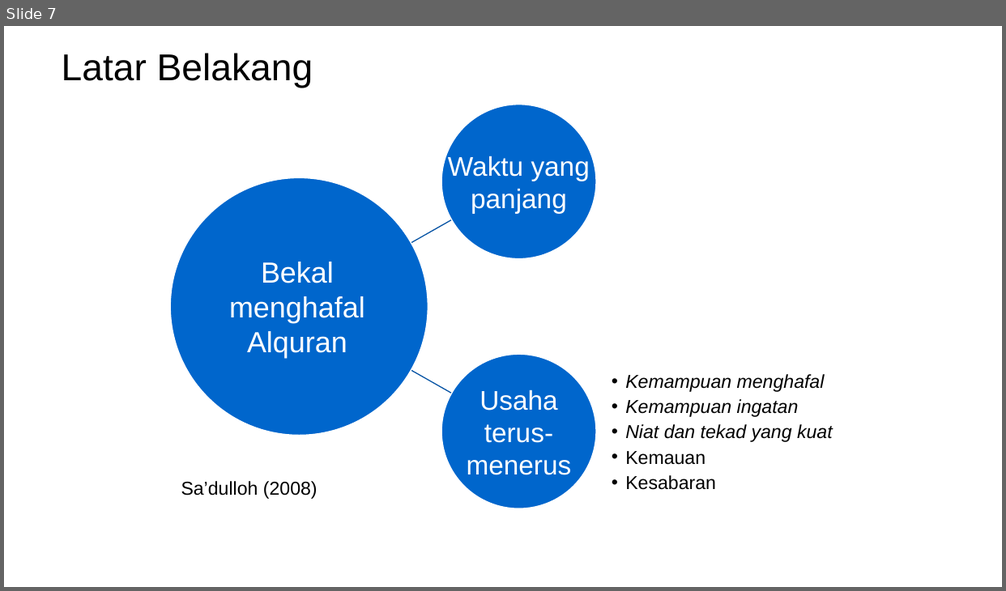
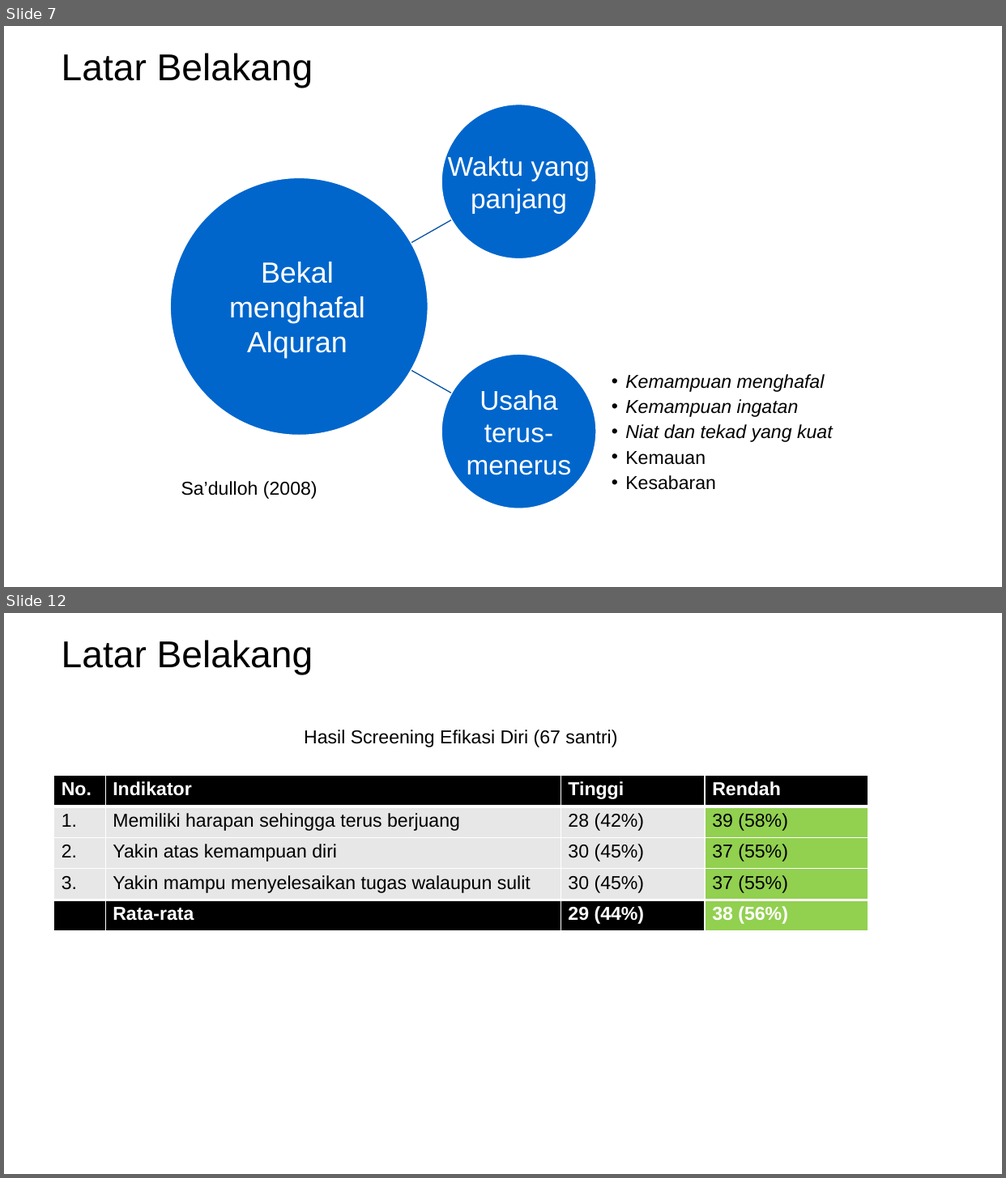
Before and after one commit to mzaini30/skripsi, a slide deck: seminar proposal.pptx. Shown one above the other, each under a label of ours: slide 7 before the commit, slides 7 and 12 after it; the slides between them are not shown. The pictures are 1006x591 and 1006x1178 pixels, drawn with LibreOffice and Linux fonts; fonts in the diff are those of the drawing; background and template pictures are left out. Boxes give left, top, right and bottom in pixels: in the first picture for what was removed or moved away, otherwise in the second. Text is boxed around its words. In the diff, an @@ line names an element or a change of style, - is before the commit and + after.

```diff
--- a/seminar proposal.pptx
+++ b/seminar proposal.pptx
@@ slide 12 added at <box>4,613,1002,1174</box>, background picture (left out) @@
@@ title added at <box>62,640,313,675</box>, 36 pt, text #000000 @@
+Latar Belakang
@@ text added at <box>304,730,617,747</box>, 18 pt, text #000000 @@
+Hasil Screening Efikasi Diri (67 santri)
@@ table added at <box>54,776,868,1046</box>, 5 rows, 4 columns @@
+No. | Indikator | Tinggi | Rendah
+1. | Memiliki harapan sehingga terus berjuang | 28 (42%) | 39 (58%)
+2. | Yakin atas kemampuan diri | 30 (45%) | 37 (55%)
+3. | Yakin mampu menyelesaikan tugas walaupun sulit | 30 (45%) | 37 (55%)
+ | Rata-rata | 29 (44%) | 38 (56%)
```
Also in this commit, not shown: 8 other slides added.
